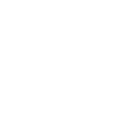
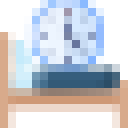
Layered file, before and after one edit (128x128). Changes by layer:
added layer "bed.png" above "clock.png" over [0, 32, 128, 128]
added layer "clock.png" above "Background" over [24, 0, 104, 72]
